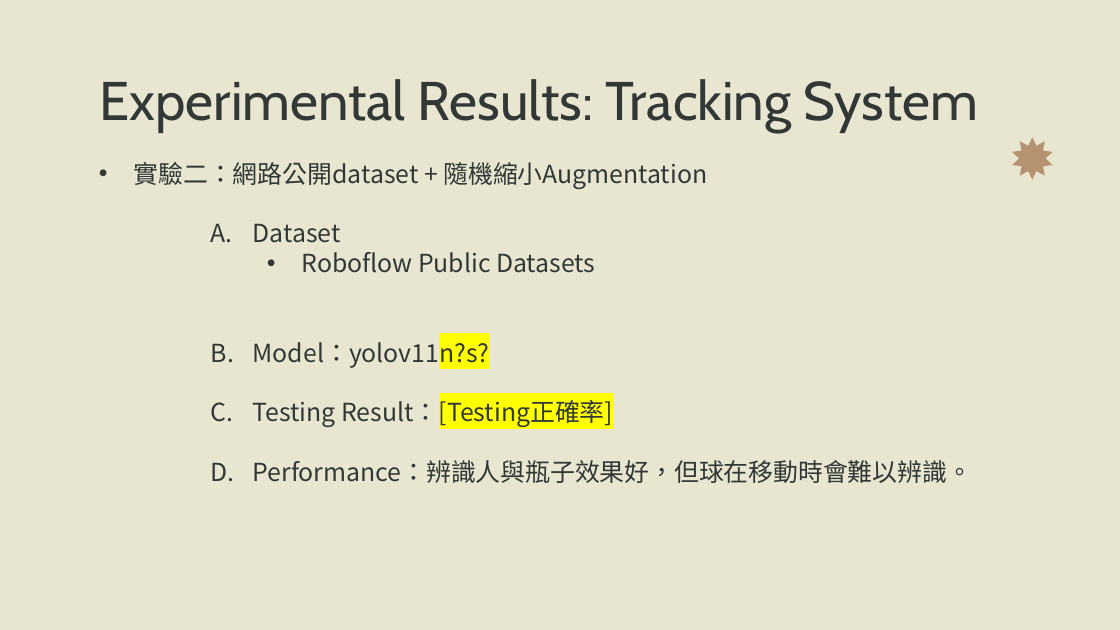
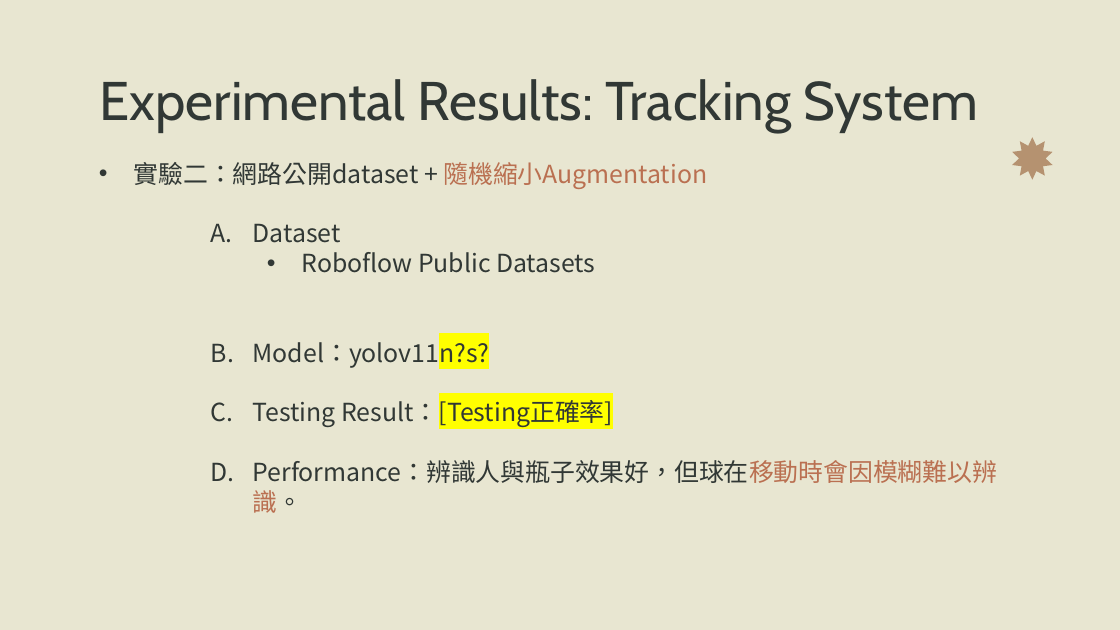
Before and after one commit to Ken0221/final_project_intro_to_ai, a slide deck: slide 13 of AI-final-presentation.pptx. Drawn at 1120x630 pixels with LibreOffice and Linux fonts; fonts in the diff are those of the drawing; background and template pictures are left out. Boxes give left, top, right and bottom in pixels: in the first picture for what was removed or moved away, otherwise in the second. Text is boxed around its words. In the diff, an @@ line names an element or a change of style, - is before the commit and + after.

```diff
--- a/AI-final-presentation.pptx
+++ b/AI-final-presentation.pptx
@@ text at [134, 162, 708, 189]: text colour #313835 to #BA7051 in "隨機縮小Augmentation" @@
@@ text at [253, 460, 997, 513]: text changed @@
-    D. Performance：辨識人與瓶子效果好，但球在移動時會難以辨識。
+    D. Performance：辨識人與瓶子效果好，但球在移動時會因模糊難以辨識。
```
Also in this commit, not shown: 5 other slides changed.
